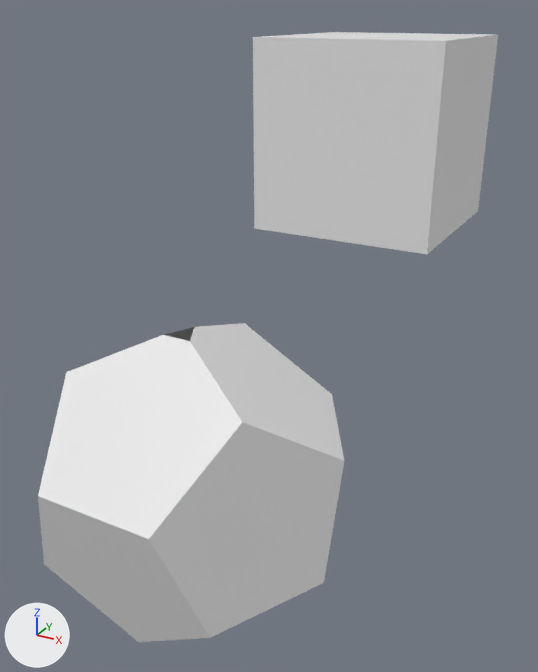
Two versions of the Blender file PlatonischeKörper V2.blend, one commit apart.
Both versions are drawn from a 50 mm camera at (0.111, 0.142, 0.13) aimed at (-0.005, 0.353, 0.025). Every picture has the same lights, and +X, +Y and +Z are marked at lower left.

Objects in the first picture: 'Cube', 'Dodekaeder'.
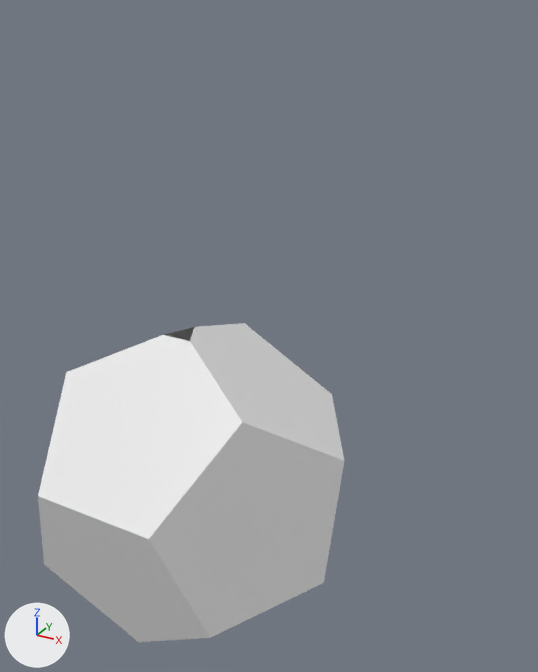
Pixel boxes [x1, y1, x2, y2] of what changed, in the pictures (538 x 672 px):
'Cube', hidden: before [253, 32, 498, 254]

What changed in the scene script:
```text
Change ob_cube:
    add ob_cube.hide_set(True)
```
